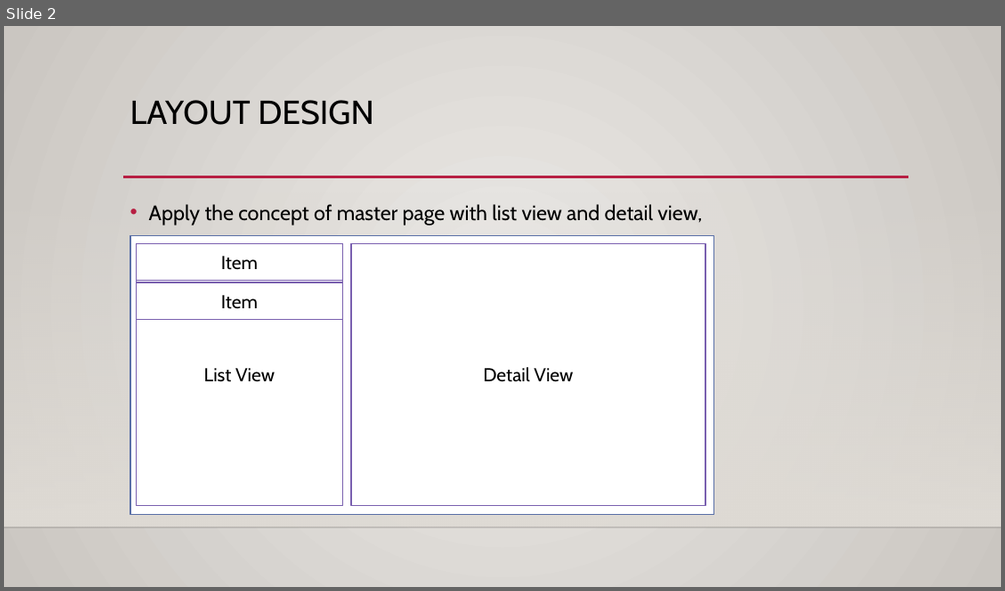
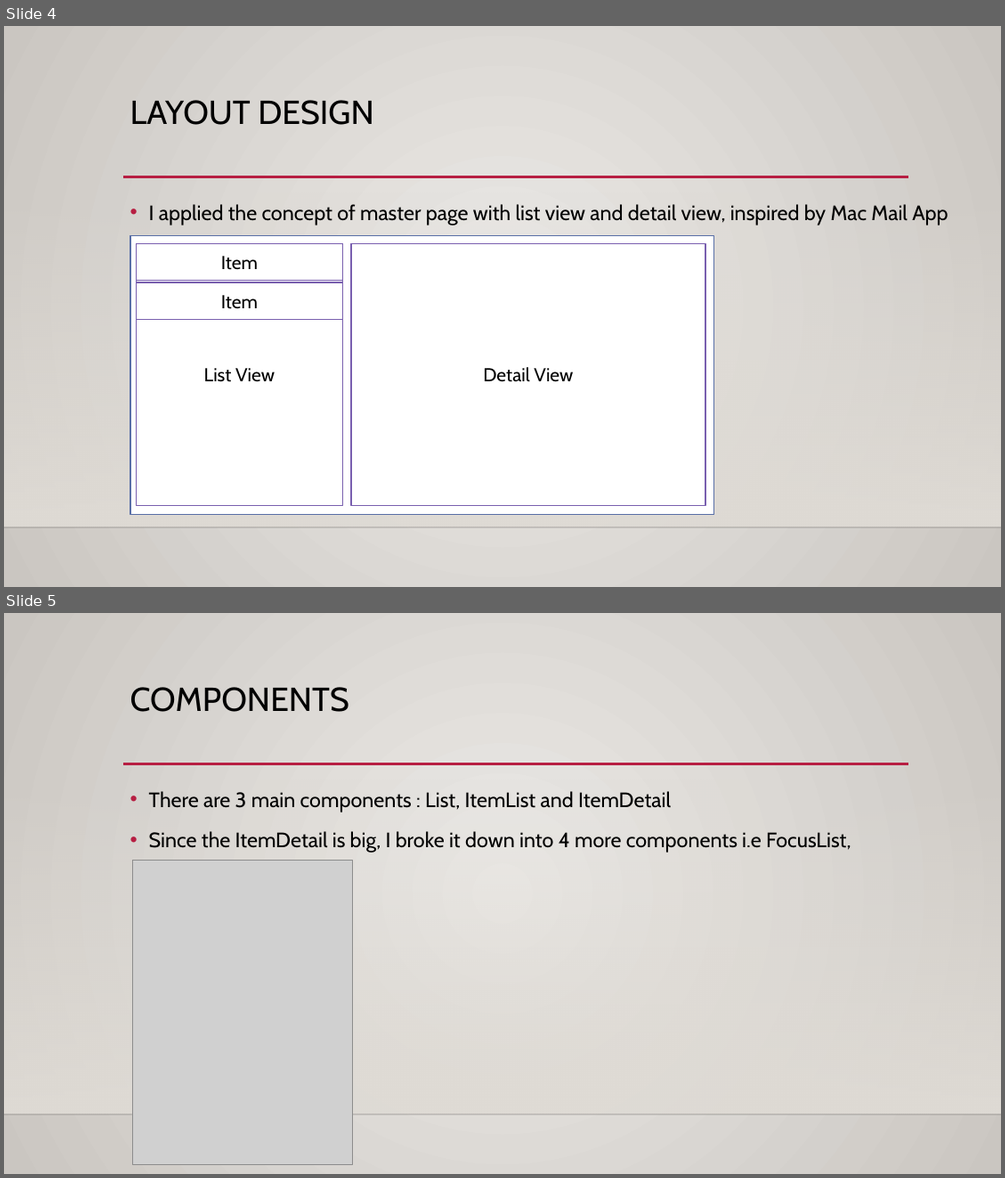
Before and after one commit to SamphorsKhlok/UsersApp, a slide deck: Docs/Profile App Note.pptx. Shown one above the other, each under a label of ours: slide 2 before the commit, slides 4 and 5 after it. The pictures are 1005x591 and 1005x1178 pixels, drawn with LibreOffice and Linux fonts; fonts in the diff are those of the drawing; grey boxes stand for pictures; background and template pictures are left out. Boxes give left, top, right and bottom in pixels: in the first picture for what was removed or moved away, otherwise in the second. Text is boxed around its words. In the diff, an @@ line names an element or a change of style, - is before the commit and + after.

```diff
--- a/Docs/Profile App Note.pptx
+++ b/Docs/Profile App Note.pptx
@@ slide 5 added at [4,613,1001,1174], background gradient #ECEAE7 to #CAC7C1; not listed: 3 template elements that a slide beside it also shows @@
@@ title added at [130,687,349,712], 32 pt, text #000000 @@
+COMPONENTS
@@ text added at [149,791,850,860], 20 pt, text #000000 @@
+• There are 3 main components : List, ItemList and ItemDetail
+• Since the ItemDetail is big, I broke it down into 4 more components i.e FocusList, SocialNetwork
@@ picture added at [132,860,353,1164] @@
@@ what was slide 2 is now slide 4 @@
@@ slide 4 changed as well @@
@@ text at [149,204,947,225]: text changed @@
-• Apply the concept of master page with list view and detail view,
+• I applied the concept of master page with list view and detail view, inspired by Mac Mail App
```
Also in this commit, not shown: 1 other slide changed, 6 other slides added, 1 other file.
